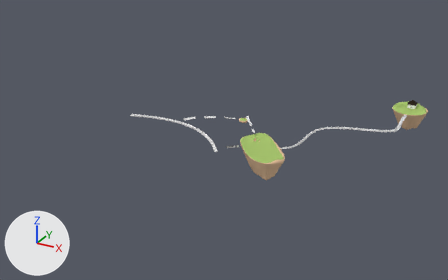
One commit to the Blender file BlenderFiles/level_geometry/1-1_isle.blend: the scene before it, then after it.
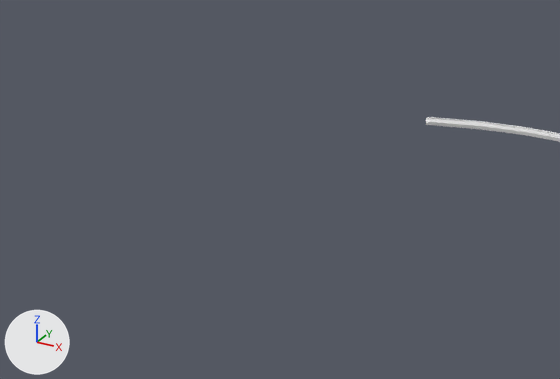
There are two pictures of each version: one whole from a 50 mm lens placed at (238.0, -1213.0, 448.0), pointed at (-296.0, -242.0, -38.0), one close up on the part from 2% to 38% of the width and 29% to 68% of the height. Every picture has the same lights, and +X, +Y and +Z are marked at lower left.

The first close-up shows 'Track 3 - Road'.
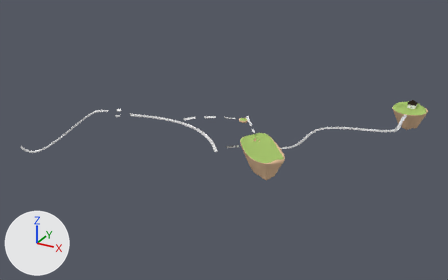
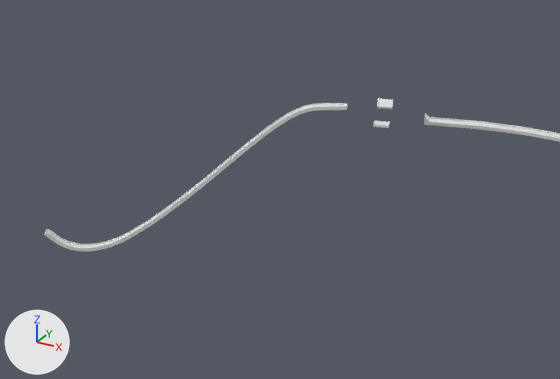
ob_platform_4_offset is not drawn itself; it is used by a modifier of ob_platform_4.

Changed parts and their boxes [x1, y1, x2, y2] in the close-ups (560 x 379 px):
'Track 4 - Road', added
    after: [44, 103, 347, 251]
'Platform 4', added
    after: [373, 98, 393, 128]

Diff of the bpy script that builds the scene:
```diff
--- a/BlenderFiles/level_geometry/1-1_isle.blend.py
+++ b/BlenderFiles/level_geometry/1-1_isle.blend.py
@@ cu_nurbspath_005 @@
+cu_nurbspath_005 = bpy.data.curves.new('NurbsPath.005', 'CURVE')
+cu_nurbspath_005.dimensions = '3D'
+_sp = cu_nurbspath_005.splines.new('BEZIER'); _sp.bezier_points.add(3)
+_sp.bezier_points.foreach_set('co', [-12.24, 0.456, 0.0, 6.237, 0.0000322, 0.0, 107.1, -0.325, -68.29, 148.8, -0.567, -66.36])
+_sp.bezier_points.foreach_set('handle_left', [-18.4, 0.607, 0.0, -0.181, 0.0233, 0.804, 66.76, -0.121, -46.41, 139.2, -0.551, -77.75])
+_sp.bezier_points.foreach_set('handle_right', [-6.08, 0.304, 0.0, 26.26, -0.0726, -2.508, 123.1, -0.406, -76.95, 167.6, -0.598, -44.02])
+for _p, _l, _r in zip(_sp.bezier_points, ['ALIGNED', 'ALIGNED', 'ALIGNED', 'ALIGNED'], ['ALIGNED', 'ALIGNED', 'ALIGNED', 'ALIGNED']): _p.handle_left_type = _l; _p.handle_right_type = _r
+_sp.order_u = 2
+_sp.order_v = 0
+_sp.use_endpoint_u = True
+cu_nurbspath_005.use_path = True
+cu_nurbspath_005.use_path_clamp = True
+cu_nurbspath_005.bevel_resolution = 0
+cu_nurbspath_005.fill_mode = 'HALF'
@@ ob_track_4___road @@
+ob_track_4___road = bpy.data.objects.new('Track 4 - Road', me_cube_009.copy())  # the mesh of ob_track_3___road; modifiers MIRROR, ARRAY, CURVE
+ob_track_4___road.parent = ob_track_4
+ob_track_4___road.location = (-0.0000179, -0.994, 0.0)
@@ ob_track_4___road___start_cap @@
+ob_track_4___road___start_cap = bpy.data.objects.new('Track 4 - Road - Start Cap', me_cube_011.copy())  # the mesh of ob_track_2___road___start_cap_002; modifiers MIRROR
+ob_track_4___road___start_cap.parent = ob_track_4
+ob_track_4___road___start_cap.location = (0.0, 0.0, 31.88)
@@ ob_track_4 @@
+ob_track_4 = bpy.data.objects.new('Track 4', None)
+ob_track_4.location = (-479.4, -382.3, 34.82)
+ob_track_4.rotation_euler = (0.0, 0.0, 3.777)  # degrees (0, 0, 216)
@@ ob_track_4___road___end_ca @@
+ob_track_4___road___end_ca = bpy.data.objects.new('Track 4 - Road - End Ca', me_cube_020)  # 14 vertices, 9 faces; spans x -1.04..1.86, y -2.75..0.0, z -0.64..1.31; modifiers MIRROR
+ob_track_4___road___end_ca.parent = ob_track_4
+ob_track_4___road___end_ca.location = (0.0, 0.0, 32.02)
@@ ob_track_4___curve @@
+ob_track_4___curve = bpy.data.objects.new('Track 4 - Curve', cu_nurbspath_005)
+ob_track_4___curve.parent = ob_track_4
+ob_track_4___curve.location = (0.0, 0.0, 0.0)
@@ ob_platform_4_offset @@
+ob_platform_4_offset = bpy.data.objects.new('Platform 4 Offset', None)
+ob_platform_4_offset.parent = ob_platform_4
+ob_platform_4_offset.location = (0.0, 0.0, 0.0)
+ob_platform_4_offset.rotation_euler = (0.0, -0.209, 0.0)  # degrees (0, -12, 0)
@@ ob_platform_4 @@
+ob_platform_4 = bpy.data.objects.new('Platform 4', me_cube_018)  # 14 vertices, 10 faces; spans x -14.4..-7.81, y -4.08..0.0, z -0.64..0.84; modifiers MIRROR, MIRROR
+ob_platform_4.location = (-453.8, -363.4, 27.9)
+ob_platform_4.rotation_euler = (0.124, 0.0524, 2.153)  # degrees (7.1, 3, 123)
```
